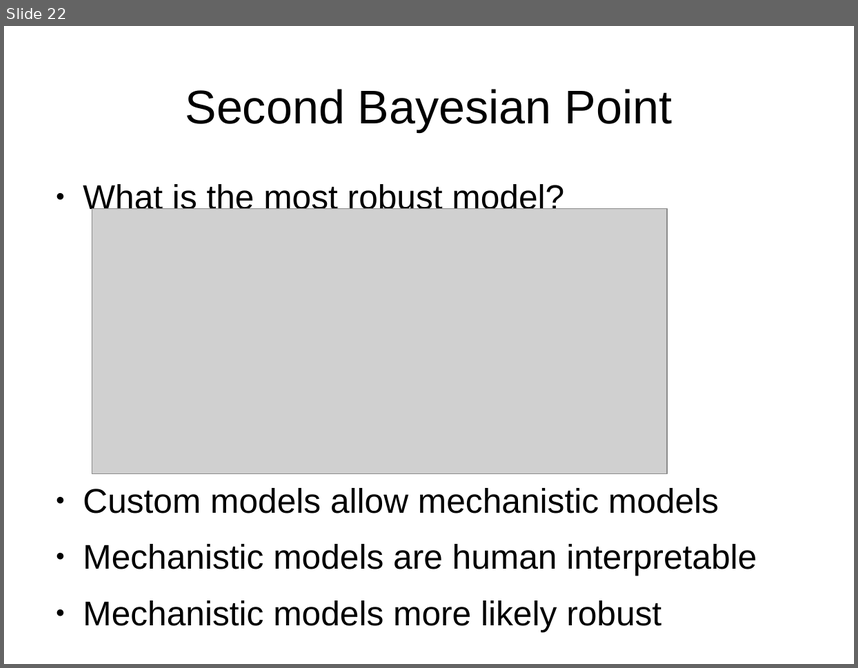
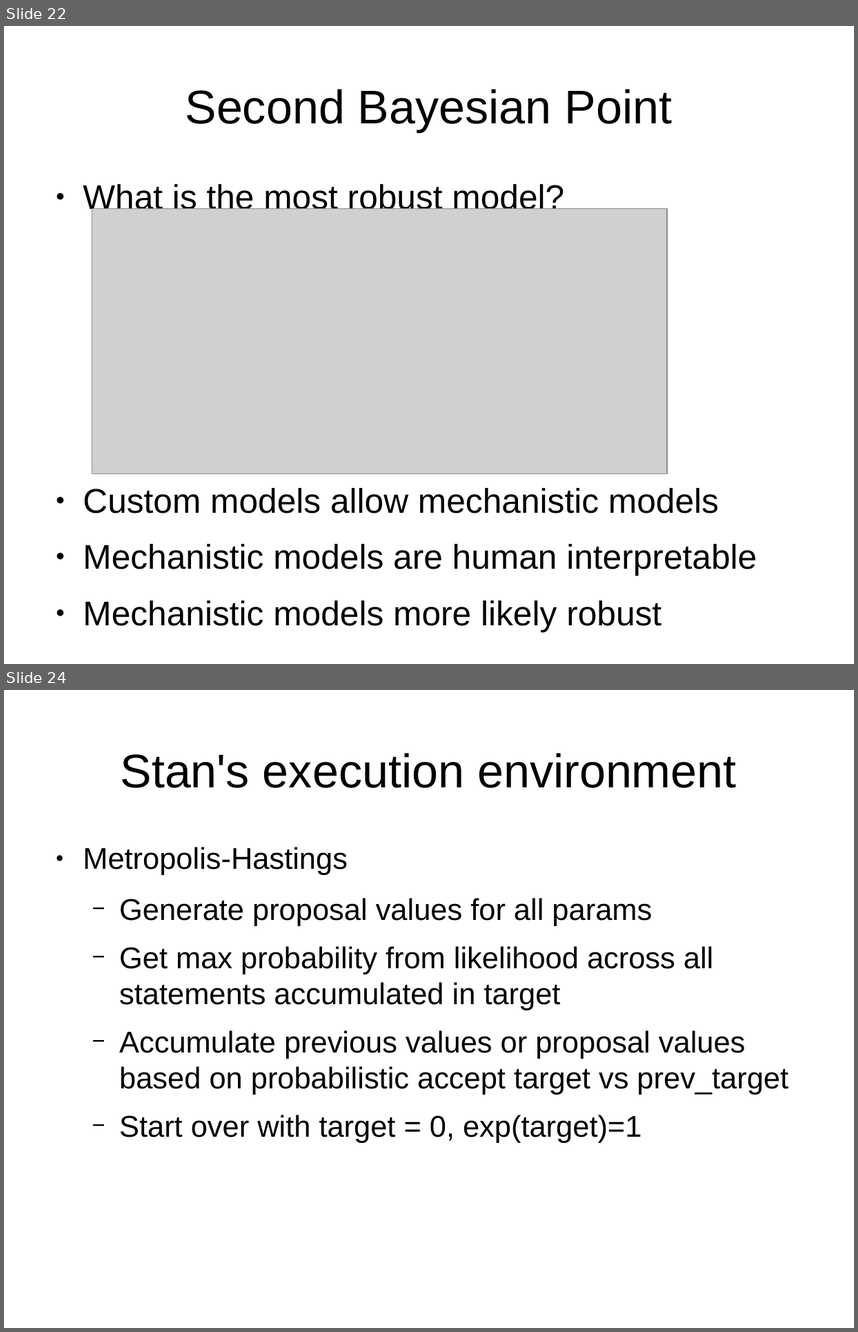
Before and after one commit to breckbaldwin/StanIsThePlanDist, a slide deck: slides/StanIsThePlanPyData2.odp. Shown one above the other, each under a label of ours: slide 22 before the commit, slides 22 and 24 after it; the slides between them are not shown. The pictures are 858x668 and 858x1332 pixels, drawn with LibreOffice and Linux fonts; fonts in the diff are those of the drawing; grey boxes stand for pictures. Boxes give left, top, right and bottom in pixels: in the first picture for what was removed or moved away, otherwise in the second. Text is boxed around its words. In the diff, an @@ line names an element or a change of style, - is before the commit and + after.

```diff
--- a/slides/StanIsThePlanPyData2.odp
+++ b/slides/StanIsThePlanPyData2.odp
@@ slide 24 added at bbox=[4, 690, 854, 1328], background #FFFFFF @@
@@ title added at bbox=[121, 753, 737, 788], 44 pt, text #000000 @@
+Stan's execution environment
@@ text added at bbox=[83, 847, 789, 1143], 28 pt, text #000000 @@
+● Metropolis-Hastings
+  − Generate proposal values for all params
+  − Get max probability from likelihood across all statements accumulated in target
+  − Accumulate previous values or proposal values based on probabilistic accept target vs prev_target
+  − Start over with target = 0, exp(target)=1
```
Also in this commit, not shown: 14 other slides added.
